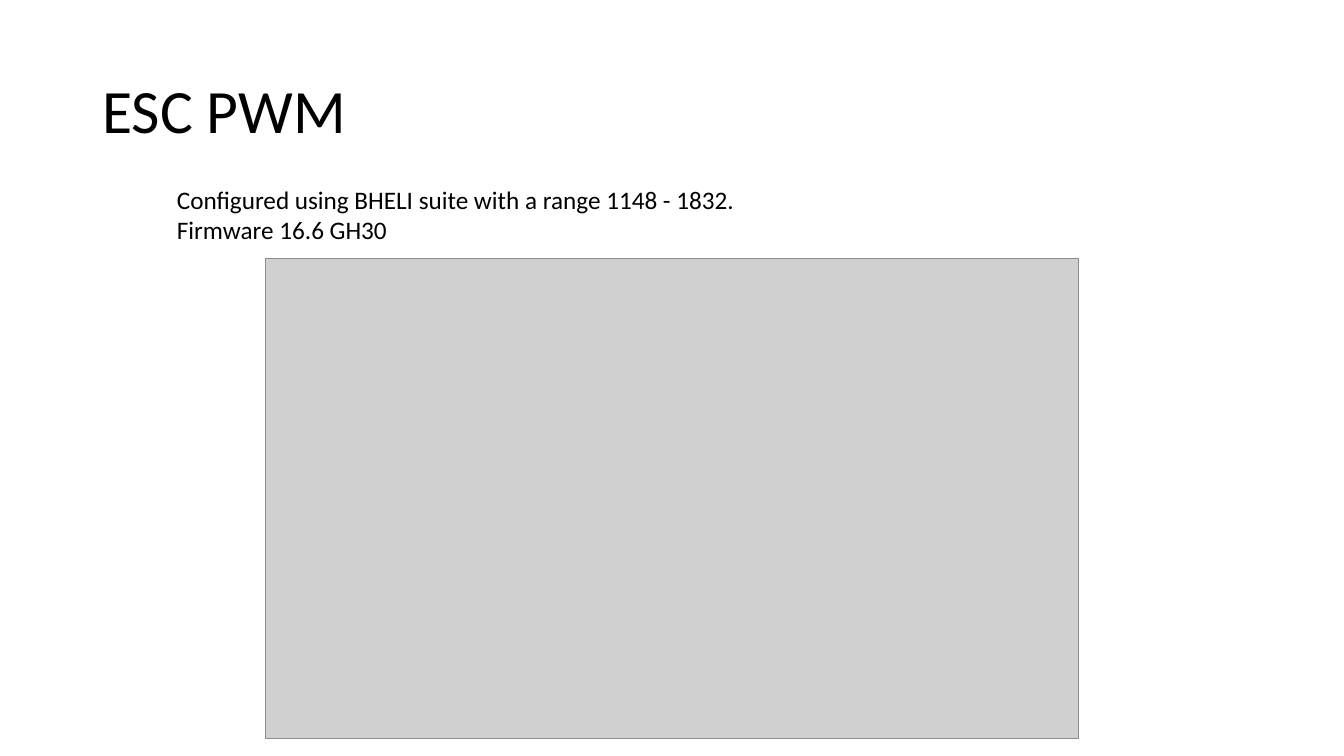
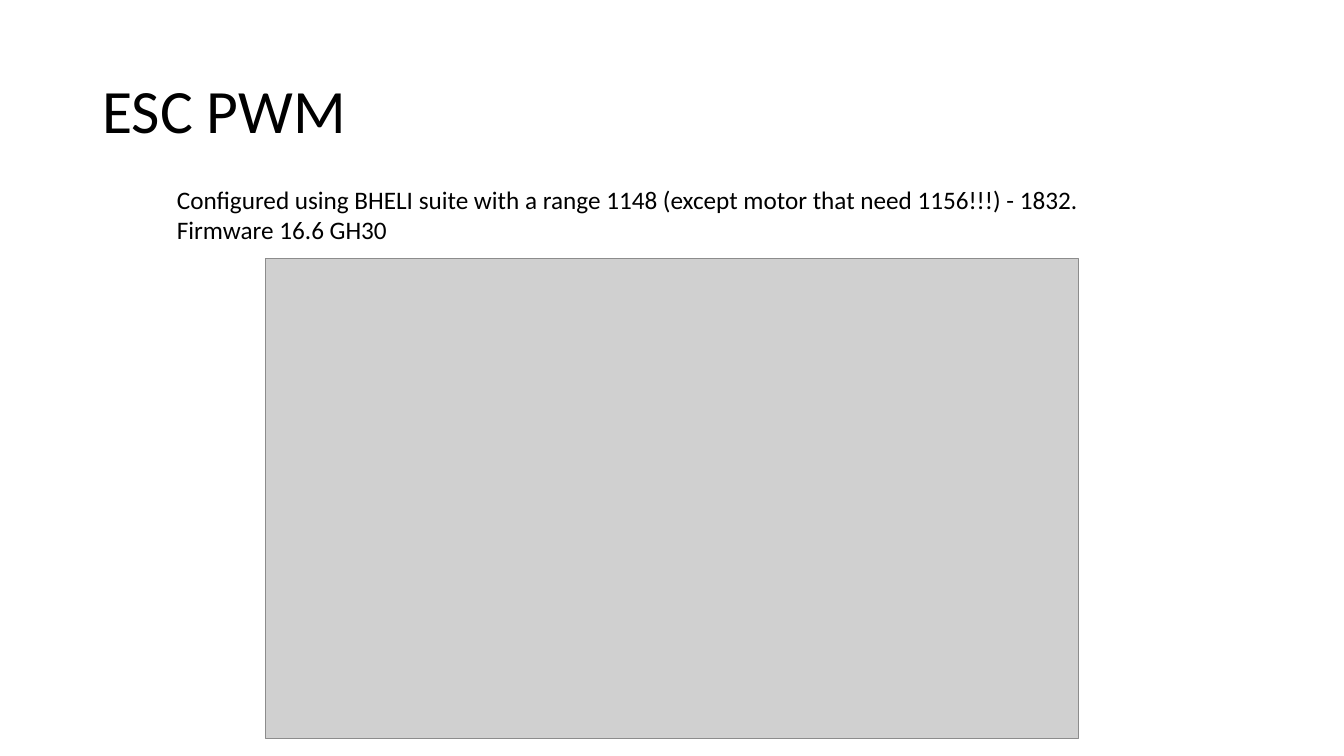
Before and after one commit to RobotEdh/RobotMicroControl, a slide deck: slide 5 of libraries/Diagramm Drone.pptx. Drawn at 1344x756 pixels with LibreOffice and Linux fonts; fonts in the diff are those of the drawing; grey boxes stand for pictures. Boxes give left, top, right and bottom in pixels: in the first picture for what was removed or moved away, otherwise in the second. Text is boxed around its words. In the diff, an @@ line names an element or a change of style, - is before the commit and + after.

Commit message:
update doc

```diff
--- a/libraries/Diagramm Drone.pptx
+++ b/libraries/Diagramm Drone.pptx
@@ text at <box>177,190,1077,214</box>: text changed @@
-Configured using BHELI suite with a range 1148 - 1832.
+Configured using BHELI suite with a range 1148 (except motor that need 1156!!!) - 1832.
```
Also in this commit, not shown: 2 slides added, 1 slide removed.
